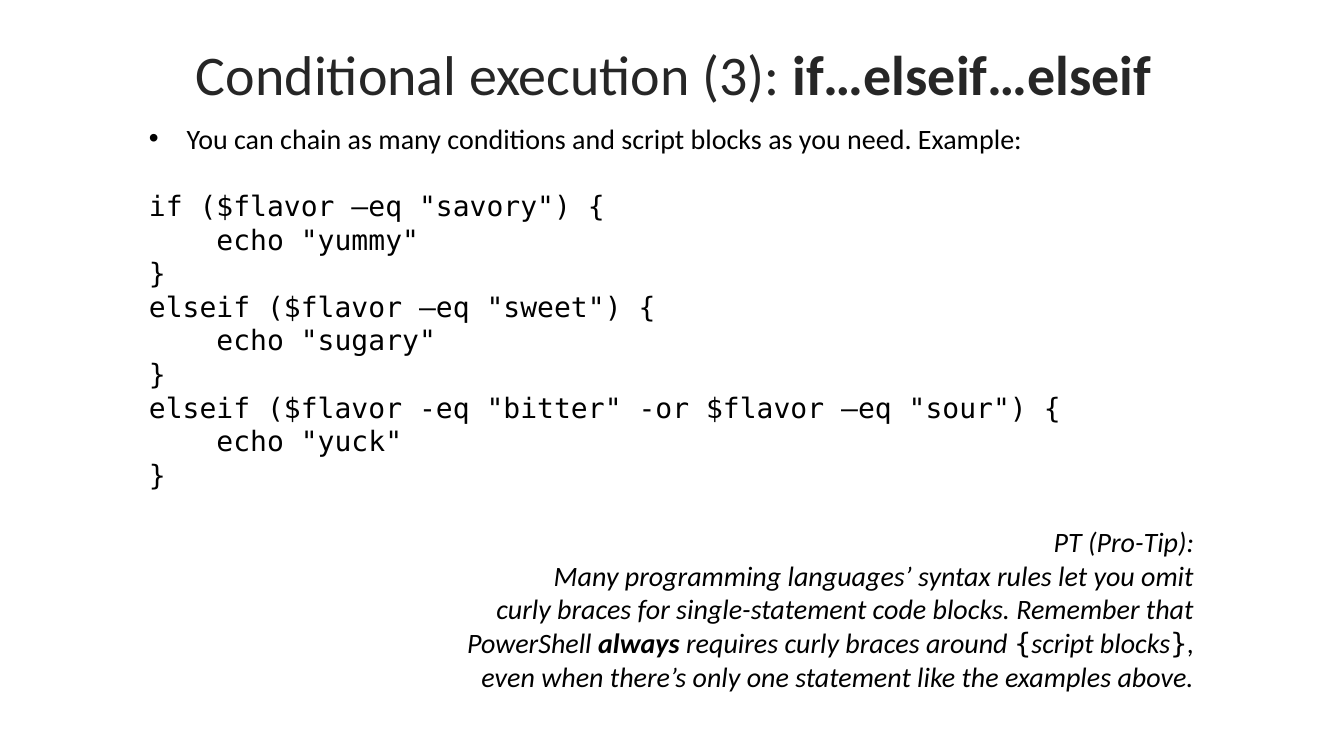
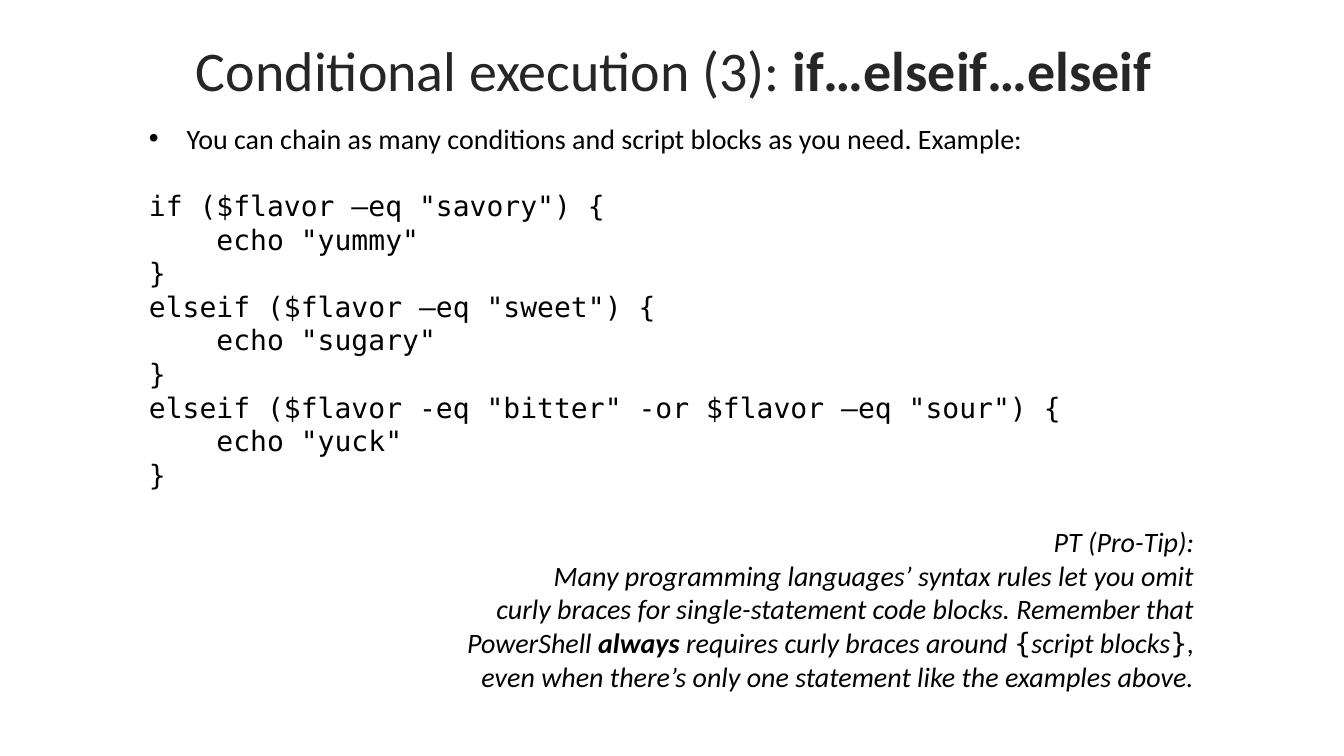
Before and after one commit to byui-cyber360/content, a slide deck: slide 6 of CYBER360-2.7-2.A-Control-Structures.pptx. Drawn at 1344x756 pixels with LibreOffice and Linux fonts; fonts in the diff are those of the drawing. Boxes give left, top, right and bottom in pixels: in the first picture for what was removed or moved away, otherwise in the second. Text is boxed around its words. In the diff, an @@ line names an element or a change of style, - is before the commit and + after.

```diff
--- a/CYBER360-2.7-2.A-Control-Structures.pptx
+++ b/CYBER360-2.7-2.A-Control-Structures.pptx
@@ text "Conditional execution (3): if…elseif…elseif": place and size @@
-text "Conditional execution (3): if…elseif…elseif" at (196, 54, 1151, 103)
+text "Conditional execution (3): if…elseif…elseif" at (196, 50, 1151, 99)
```
Also in this commit, not shown: 2 other slides changed, 14 other files.
